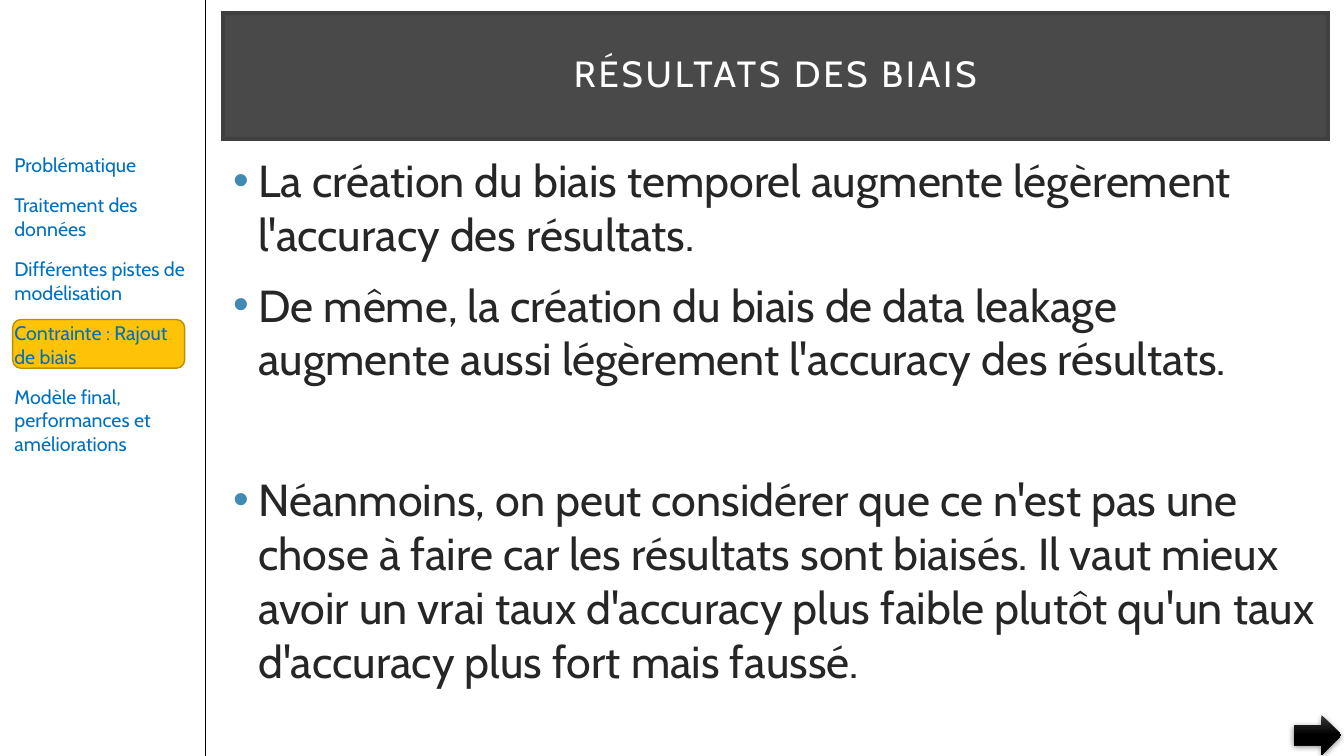
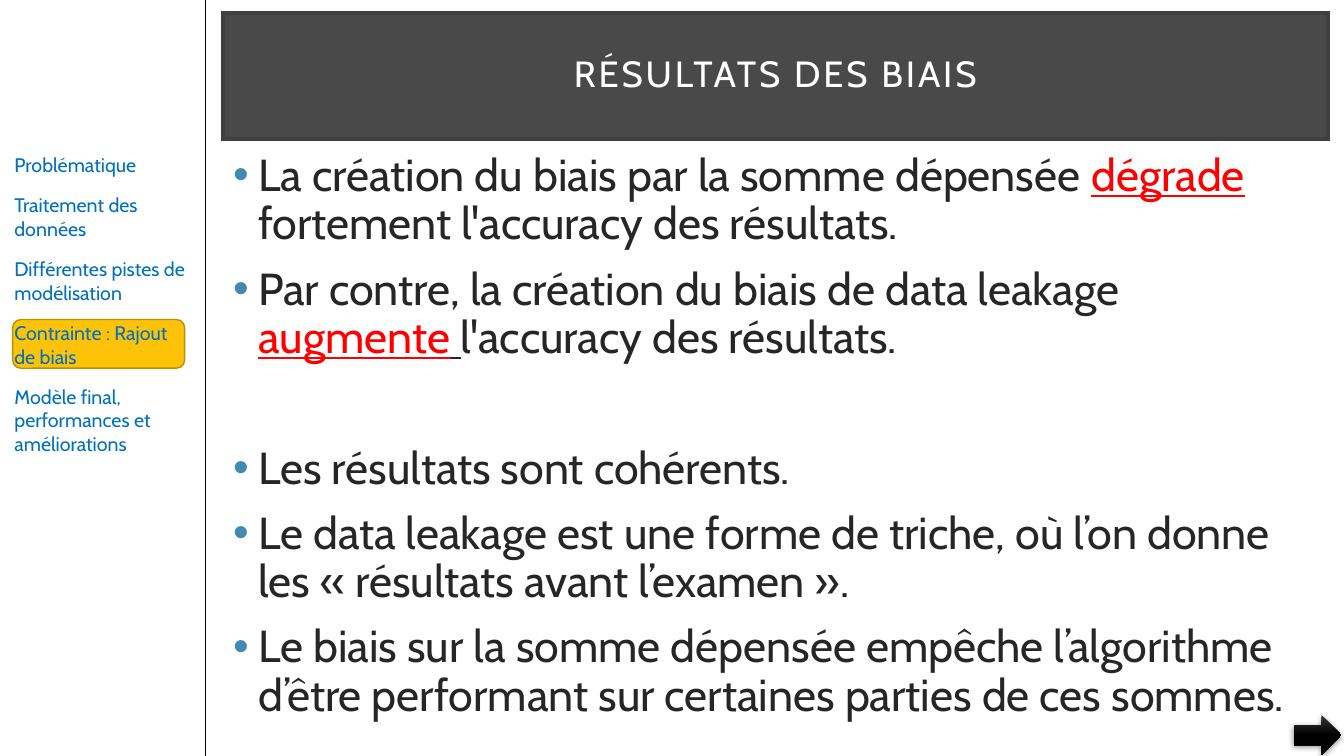
Before and after one commit to pfroide/python, a slide deck: slide 42 of Projet_5/p5.pptx. Drawn at 1344x756 pixels with LibreOffice and Linux fonts; fonts in the diff are those of the drawing. Boxes give left, top, right and bottom in pixels: in the first picture for what was removed or moved away, otherwise in the second. Text is boxed around its words. In the diff, an @@ line names an element or a change of style, - is before the commit and + after.

```diff
--- a/Projet_5/p5.pptx
+++ b/Projet_5/p5.pptx
@@ text at bbox=[258, 157, 1283, 721]: text changed @@
-• La création du biais temporel augmente légèrement l'accuracy des résultats.
-• De même, la création du biais de data leakage augmente aussi légèrement l'accuracy des résultats.
-• Néanmoins, on peut considérer que ce n'est pas une chose à faire car les résultats sont biaisés. Il vaut mieux avoir un vrai taux d'accuracy plus faible plutôt qu'un taux d'accuracy plus fort mais faussé.
+• La création du biais par la somme dépensée dégrade fortement l'accuracy des résultats.
+• Par contre, la création du biais de data leakage augmente l'accuracy des résultats.
+• Les résultats sont cohérents.
+• Le data leakage est une forme de triche, où l’on donne les « résultats avant l’examen ».
+• Le biais sur la somme dépensée empêche l’algorithme d’être performant sur certaines parties de ces sommes.
```
Also in this commit, not shown: 23 other slides changed.
